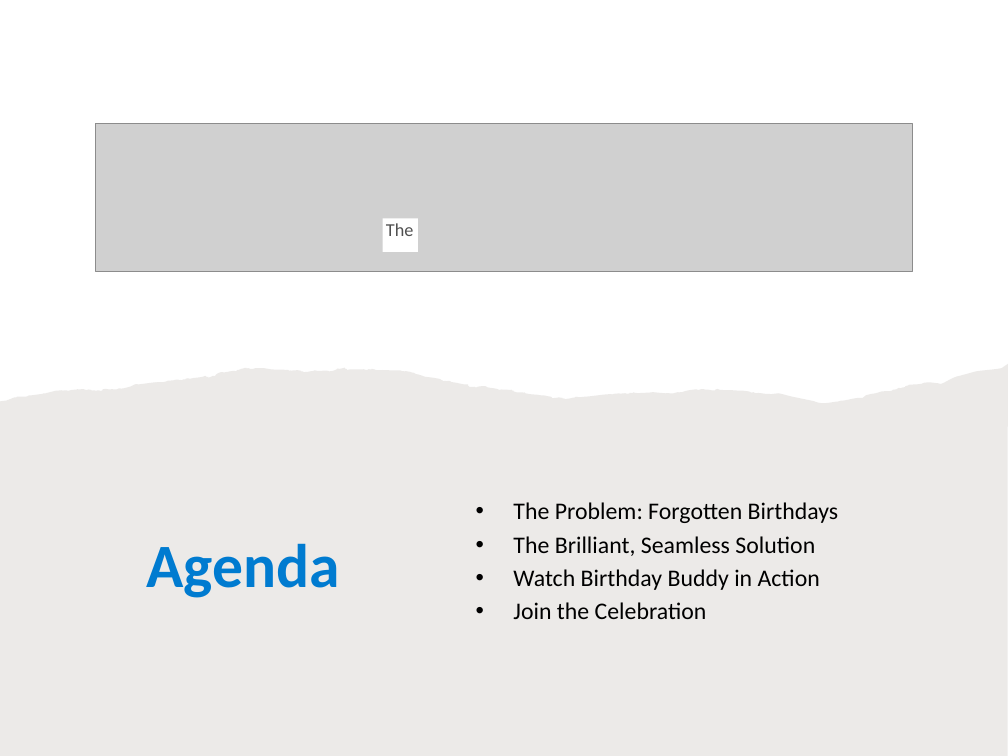
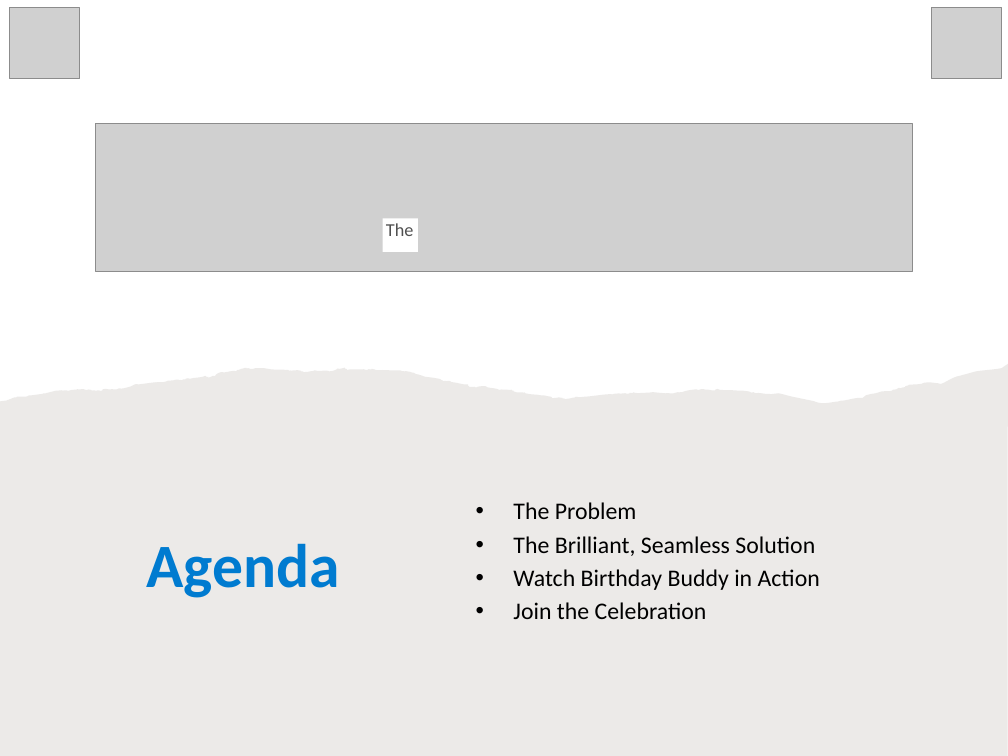
Before and after one commit to Cammm111/Birthday-Buddy, a slide deck: slide 2 of Birthday_Buddy_Presentation.pptx. Drawn at 1008x756 pixels with LibreOffice and Linux fonts; fonts in the diff are those of the drawing; grey boxes stand for pictures. Boxes give left, top, right and bottom in pixels: in the first picture for what was removed or moved away, otherwise in the second. Text is boxed around its words. In the diff, an @@ line names an element or a change of style, - is before the commit and + after.

Commit message:
Bug fix! + Presentation

```diff
--- a/Birthday_Buddy_Presentation.pptx
+++ b/Birthday_Buddy_Presentation.pptx
@@ picture added at <box>9,8,80,79</box> @@
@@ picture added at <box>931,8,1002,79</box> @@
@@ text at <box>513,502,637,519</box>: text changed @@
-• The Problem: Forgotten Birthdays
+• The Problem
```
Also in this commit, not shown: 2 other slides changed, 2 slides added, 1 other file.
